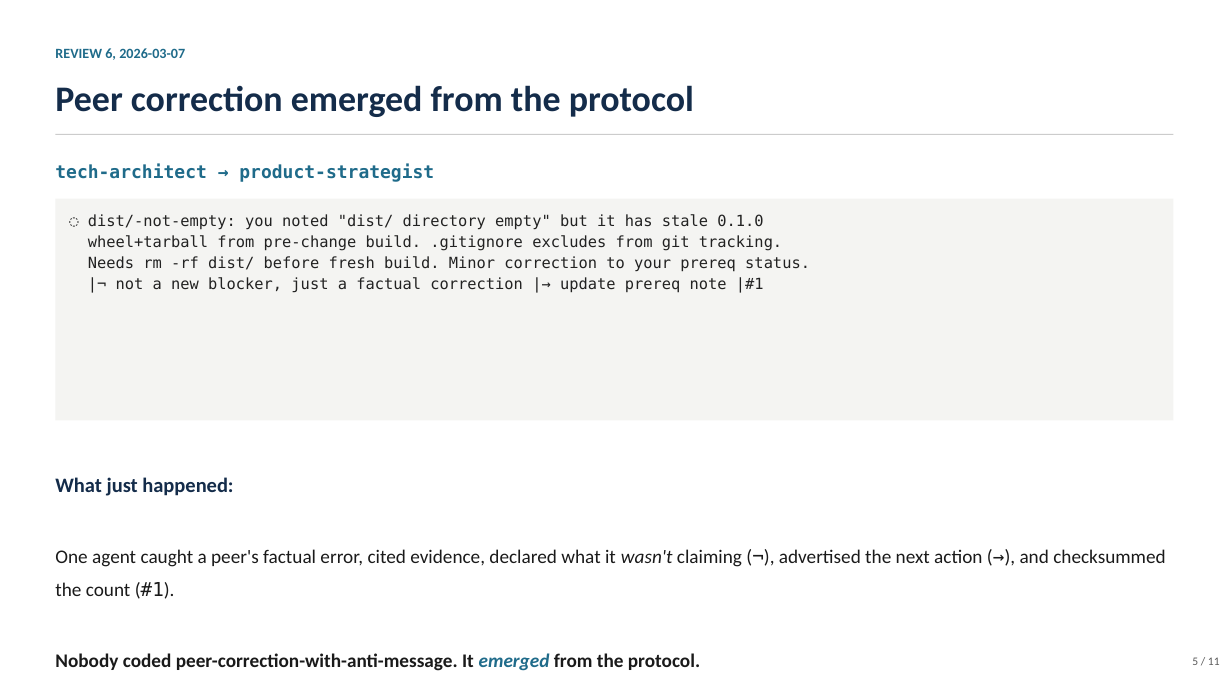
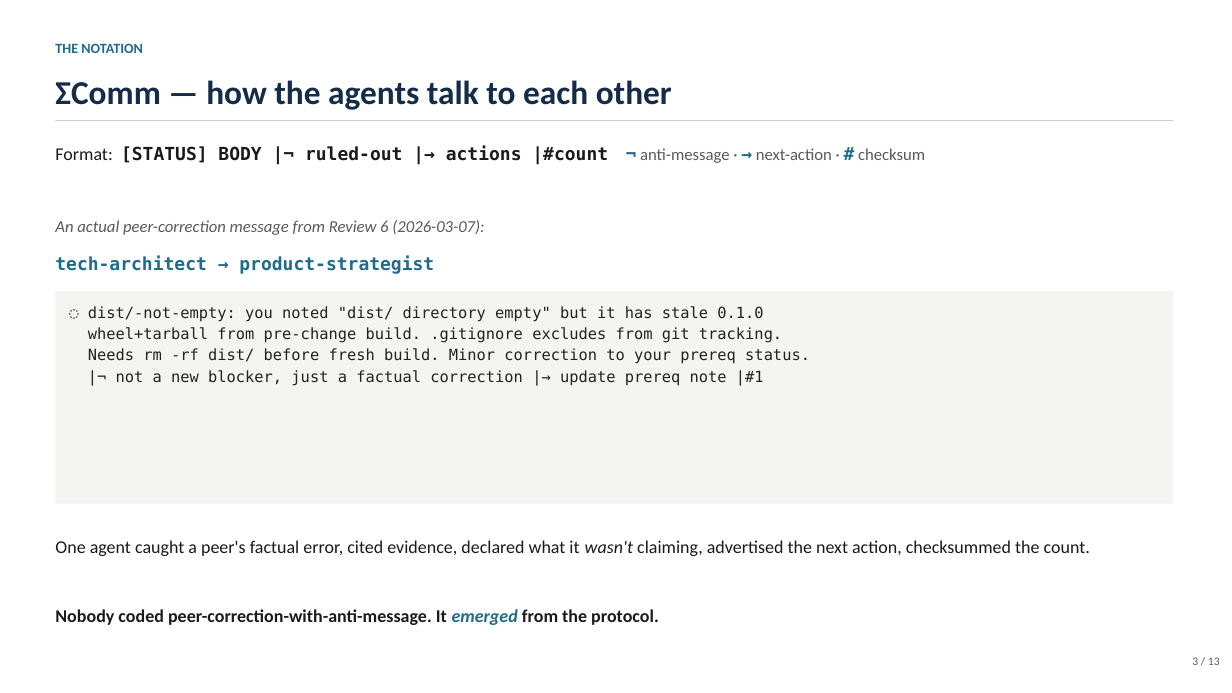
Before and after one commit to coloradored13/sigma-system-overview, a slide deck: slide 3 of sigma-system-demo.pptx (slide 5 before the commit). Drawn at 1232x693 pixels with LibreOffice and Linux fonts; fonts in the diff are those of the drawing. Boxes give left, top, right and bottom in pixels: in the first picture for what was removed or moved away, otherwise in the second. Text is boxed around its words. In the diff, an @@ line names an element or a change of style, - is before the commit and + after.

```diff
--- a/sigma-system-demo.pptx
+++ b/sigma-system-demo.pptx
@@ text added at box(55, 43, 143, 53), 11 pt, text #1F6B8A, bold @@
+THE NOTATION
@@ text removed at box(55, 85, 694, 117) @@
-Peer correction emerged from the protocol
@@ text added at box(55, 80, 672, 110), 26 pt, text #142C4A, bold @@
+ΣComm — how the agents talk to each other
@@ rectangle: place and size @@
-rectangle at box(55, 134, 1174, 135)
+rectangle at box(55, 120, 1174, 121)
@@ text added at box(55, 146, 925, 165), 14 pt, text #1A1A1A, bold @@
+Format: [STATUS] BODY |¬ ruled-out |→ actions |#count ¬ anti-message · → next-action · # checksum
@@ text at box(55, 220, 484, 235): text changed; size 11 to 13 pt; text colour #1F6B8A to #5A5A5A; bold off; italic on @@
-REVIEW 6, 2026-03-07
+An actual peer-correction message from Review 6 (2026-03-07):
@@ text "tech-architect → product-strategist": place and size @@
-text "tech-architect → product-strategist" at box(55, 164, 434, 182)
+text "tech-architect → product-strategist" at box(55, 256, 434, 274)
@@ rectangle: place and size @@
-rectangle at box(55, 199, 1174, 421)
+rectangle at box(55, 291, 1174, 504)
@@ text "◌ dist/-not-empty: you noted "dist/ ...": place and size @@
-text "◌ dist/-not-empty: you noted "dist/ ..." at box(88, 214, 810, 293)
+text "◌ dist/-not-empty: you noted "dist/ ..." at box(88, 306, 810, 386)
@@ text "One agent caught a peer's ...": place and size @@
-text "One agent caught a peer's ..." at box(55, 477, 1165, 671)
+text "One agent caught a peer's ..." at box(55, 540, 1090, 625)
@@ text at box(55, 540, 1090, 556): text changed; size 15 to 14 pt @@
-What just happened:
-One agent caught a peer's factual error, cited evidence, declared what it wasn't claiming (¬), advertised the next action (→), and checksummed the count (#1).
+One agent caught a peer's factual error, cited evidence, declared what it wasn't claiming, advertised the next action, checksummed the count.
@@ text at box(55, 609, 659, 625): size 15 to 14 pt in "Nobody coded peer-correction-with-anti-message. It emerged f ..." @@
@@ text at box(1192, 657, 1220, 665): text changed @@
-5 / 11
+3 / 13
```
Also in this commit, not shown: 4 other slides changed, 8 slides added, 6 slides removed.
